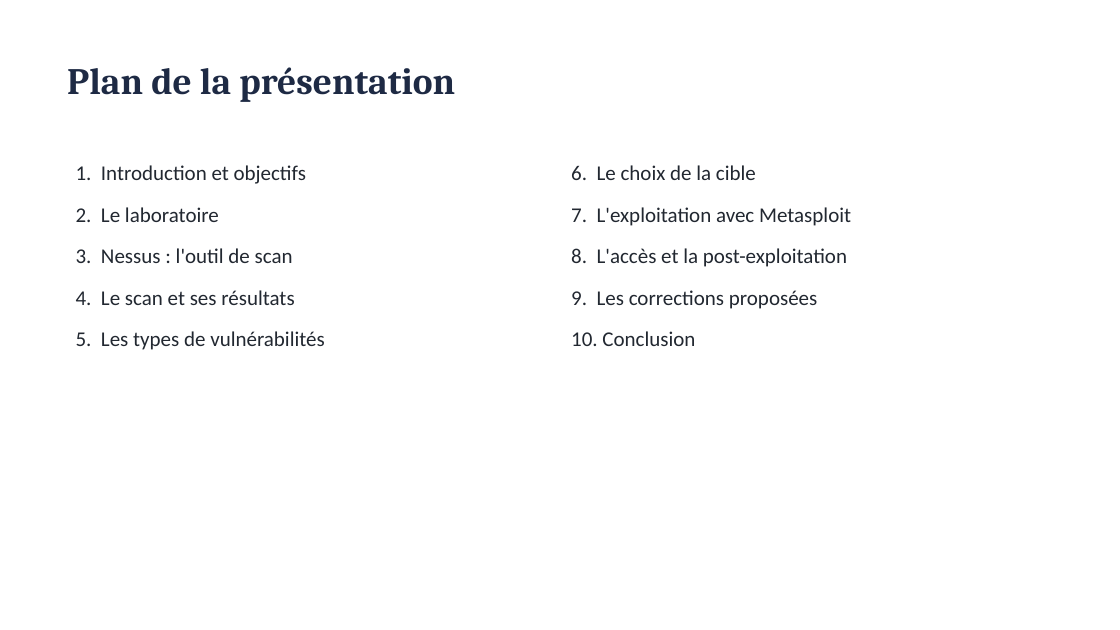
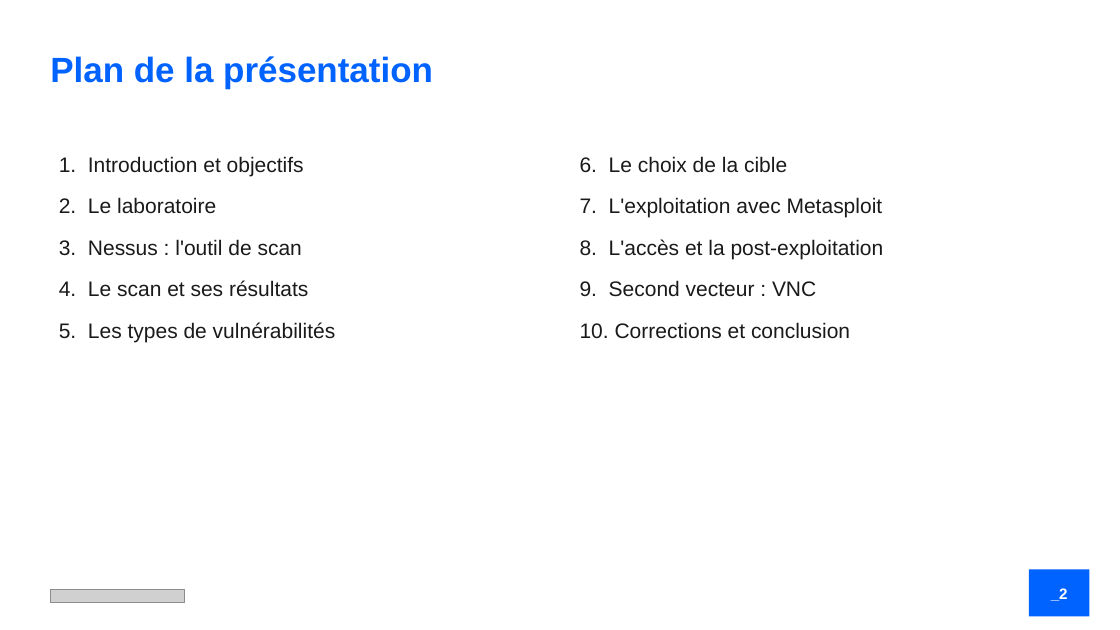
Before and after one commit to samet-ari/nessus-metasploit-lab, a slide deck: slide 2 of presentation/Presentation_Nessus_Metasploit.pptx. Drawn at 1120x630 pixels with LibreOffice and Linux fonts; fonts in the diff are those of the drawing; grey boxes stand for pictures. Boxes give left, top, right and bottom in pixels: in the first picture for what was removed or moved away, otherwise in the second. Text is boxed around its words. In the diff, an @@ line names an element or a change of style, - is before the commit and + after.

```diff
--- a/presentation/Presentation_Nessus_Metasploit.pptx
+++ b/presentation/Presentation_Nessus_Metasploit.pptx
@@ text "Plan de la présentation": place and size @@
-text "Plan de la présentation" at [67,67,455,102]
+text "Plan de la présentation" at [50,56,433,89]
@@ text "Plan de la présentation" at [50,56,433,89]: size 32 to 30 pt, font Cambria to Arial, text colour #1E2A44 to #0062FF @@
@@ text "1. Introduction et objectifs": place and size @@
-text "1. Introduction et objectifs" at [76,165,325,350]
+text "1. Introduction et objectifs" at [59,156,336,342]
@@ text "1. Introduction et objectifs" at [59,156,336,342]: font Calibri to Arial, text colour #222831 to #1A1A1A @@
@@ text at [580,156,884,259]: font Calibri to Arial, text colour #222831 to #1A1A1A in "6. Le choix de la cible", "7. L'exploitation avec Metasploit", "8. L'accès et la post-exploitation" @@
@@ text "6. Le choix de la ...": place and size @@
-text "6. Le choix de la ..." at [571,165,851,346]
+text "6. Le choix de la ..." at [580,156,884,339]
@@ text at [580,280,850,339]: text changed; font Calibri to Arial; text colour #222831 to #1A1A1A @@
-9. Les corrections proposées
-10. Conclusion
+9. Second vecteur : VNC
+10. Corrections et conclusion
@@ picture added at [50,590,185,602] @@
@@ rectangle added at [1029,570,1090,617], fill #0062FF @@
@@ text added at [1051,588,1068,601], 13 pt, text #FFFFFF, bold @@
+_2
```
Also in this commit, not shown: 9 other slides changed, 4 slides added, 3 slides removed.
